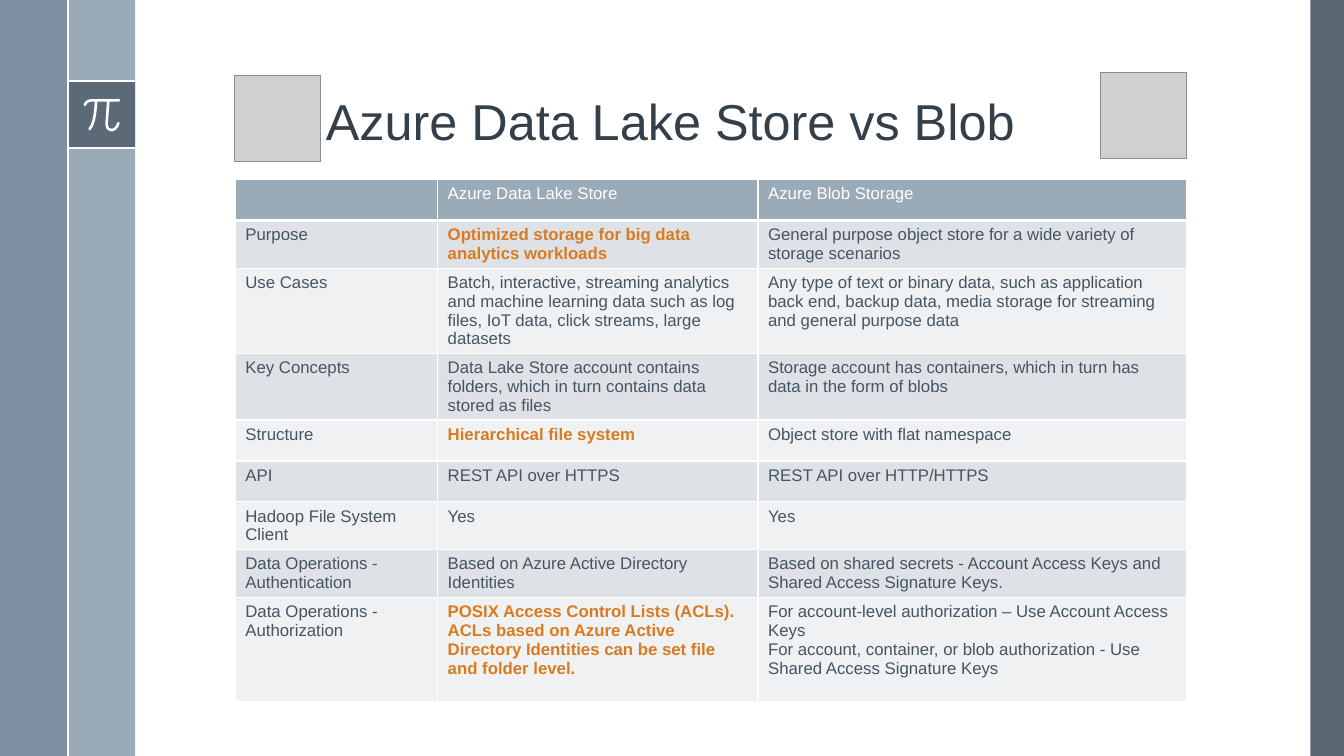
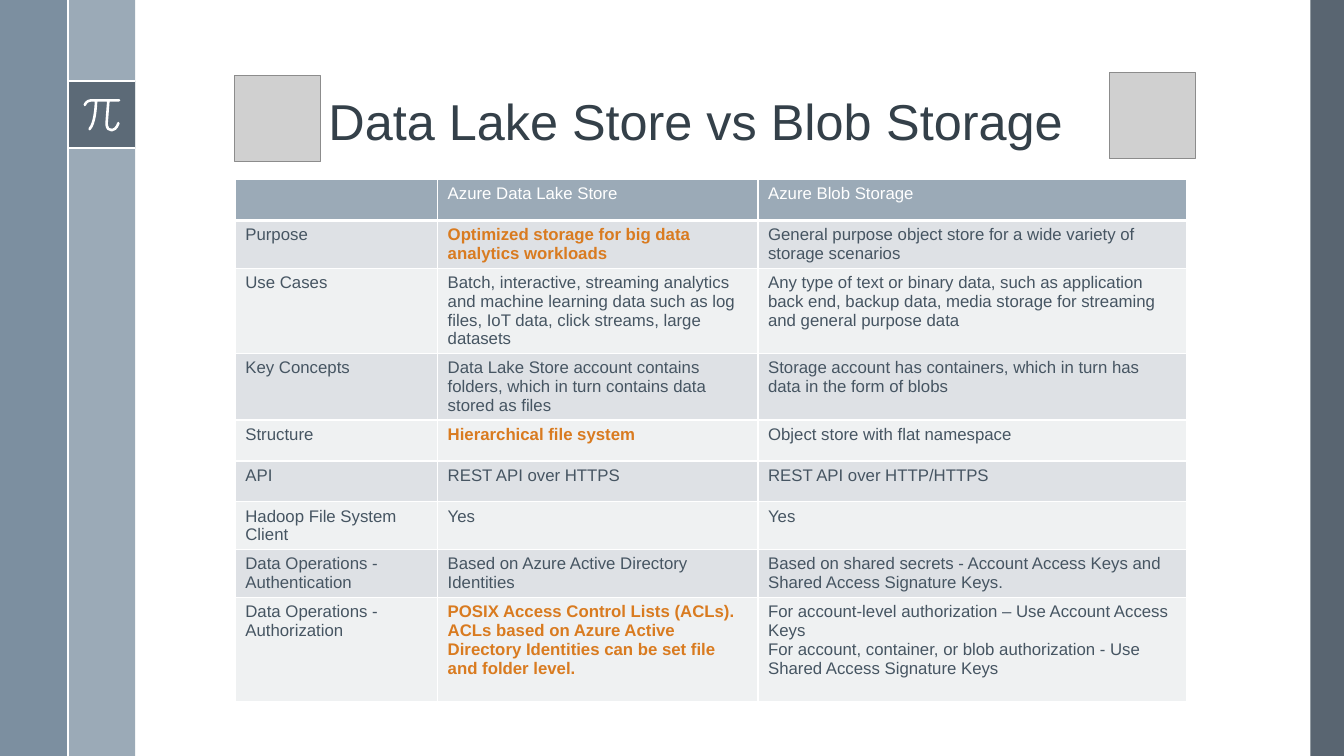
Before and after one commit to cloud4yourdata/demos, a slide deck: slide 13 of AzureAsBigDataPlatfom/Docs/AzureAsABigDataPlatfrom.pptx. Drawn at 1344x756 pixels with LibreOffice and Linux fonts; fonts in the diff are those of the drawing; grey boxes stand for pictures. Boxes give left, top, right and bottom in pixels: in the first picture for what was removed or moved away, otherwise in the second. Text is boxed around its words. In the diff, an @@ line names an element or a change of style, - is before the commit and + after.

```diff
--- a/AzureAsBigDataPlatfom/Docs/AzureAsABigDataPlatfrom.pptx
+++ b/AzureAsBigDataPlatfom/Docs/AzureAsABigDataPlatfrom.pptx
@@ picture: place and size @@
-picture at bbox=[1101, 73, 1187, 158]
+picture at bbox=[1109, 73, 1195, 158]
@@ title at bbox=[328, 103, 1062, 150]: text changed @@
-Azure Data Lake Store vs Blob
+Data Lake Store vs Blob Storage
```
Also in this commit, not shown: 6 other slides changed, 5 other files.
